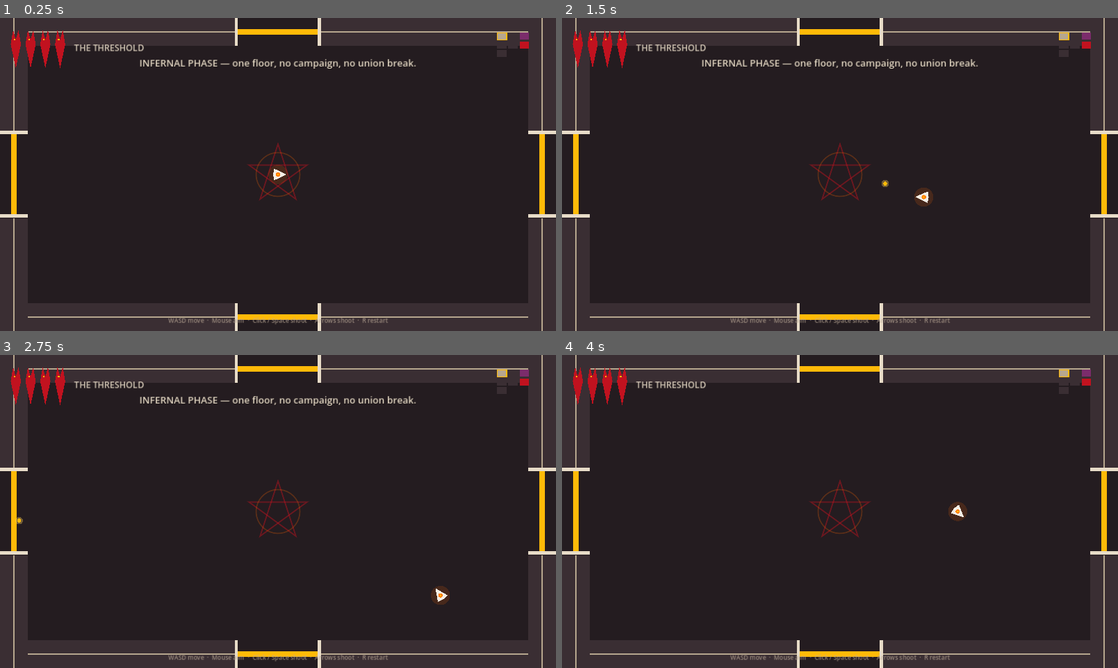
Above: before the commit, frames 1-4 (two rows, left to right).
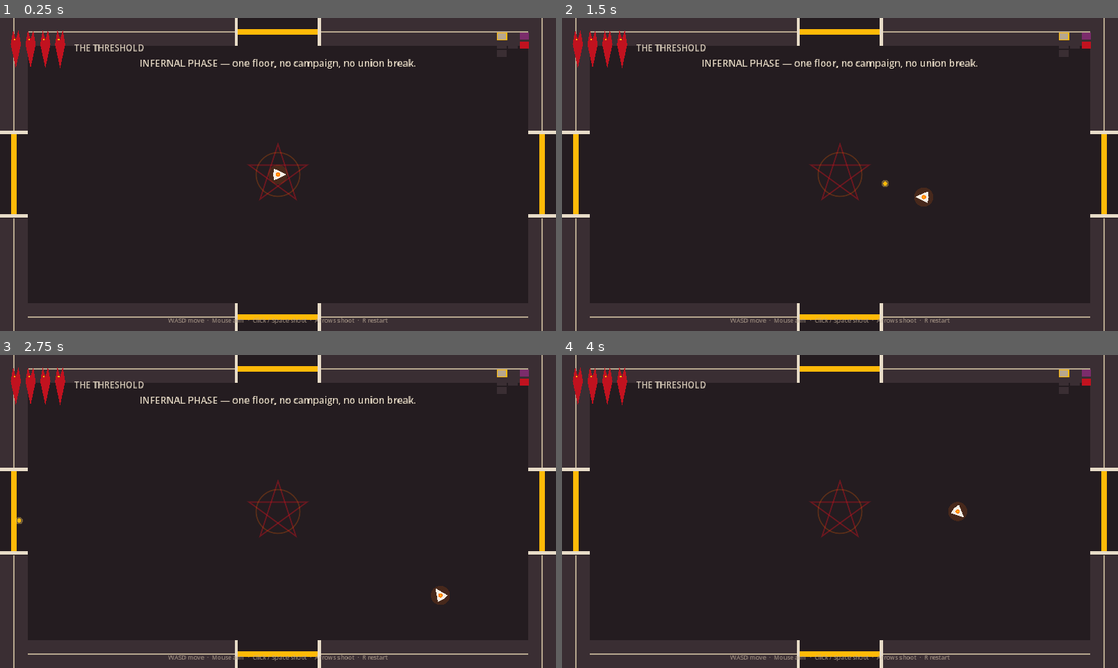
Above: after the commit, the same moments.

Repository: camiloprado/InfernalPhase
Game: Godot game, scene res://scenes/floor.tscn
Two runs of this game, one before a commit and one after it. Both use one fixed random seed, a clock stepped at 60 frames per second and the inputs below.
Inputs (mouse positions are in pixels of both pictures, inside the frame that each line leads up to):
- Up to frame 1 (0.25 s): no input
- Up to frame 2 (1.5 s): tap Enter at 0.5 s; move the mouse to (962, 158) at 0.52 s; hold D (move_right) 0.53-1.28 s; tap Down (aim_down) at 0.6 s; click (962, 158) at 0.67 s; move the mouse to (728, 190) at 1.27 s; hold S (move_down) from 1.28 s (still down); tap Left (aim_left) at 1.35 s
- Up to frame 3 (2.75 s): move the mouse to (333, 442) at 2.02 s; release S (move_down) at 2.03 s; hold D (move_right) from 2.03 s (still down); tap Right (aim_right) at 2.1 s
- Up to frame 4 (4 s): move the mouse to (812, 574) at 2.77 s; release D (move_right) at 2.78 s; hold W (move_up) 2.78-3.53 s; tap Up (aim_up) at 2.85 s; click (812, 574) at 2.92 s; move the mouse to (1006, 558) at 3.52 s; hold A (move_left) from 3.53 s (still down); tap E (interact) at 3.6 s

The runs differ from the first frame. In frame 1, 0.6% of the frame differs, in the area x 13-75%, y 8-98%; in frame 2, 0.6%; in frame 3, 0.6%; in frame 4, 0.2%.

Commit message:
Fold imp and boss character sheets into enemy visuals.
Imps use directional walk sheets while moving and attack sheets while firing, with a random loadout per spawn. The boss plays idle, move/teleport, fire, and lightning frame strips instead of placeholder shapes. Combat numbers are unchanged.

Co-authored-by: camilovgprado21 <camilovgprado21@gmail.com>

Diff:
--- a/project.godot
+++ b/project.godot
@@ -45,3 +45,4 @@
 renderer/rendering_method.mobile="gl_compatibility"
 environment/defaults/default_clear_color=Color(0.047, 0.035, 0.043, 1)
 2d/snap/snap_2d_transforms_to_pixel=true
+textures/canvas_textures/default_texture_filter=0
--- a/scenes/enemy.tscn
+++ b/scenes/enemy.tscn
@@ -11,5 +11,10 @@
 motion_mode = 1
 script = ExtResource("1_enemy")
 
+[node name="Sprite" type="AnimatedSprite2D" parent="."]
+visible = false
+texture_filter = 1
+centered = true
+
 [node name="CollisionShape2D" type="CollisionShape2D" parent="."]
 shape = SubResource("CircleShape2D_1")
--- a/scripts/enemy.gd
+++ b/scripts/enemy.gd
@@ -9,6 +9,9 @@
 	Kind.CULTIST: "Ash Cantor",
 	Kind.BOSS: "The Infernal Phase",
 }
+
+const IMP_LOADOUTS := ["vanilla", "sword", "sword_shield", "pitchfork", "pitchfork_shield"]
+const DIR_NAMES := ["down", "up", "right", "left"]
 
 var kind: Kind = Kind.IMP
 var hp: int = 3
@@ -33,10 +36,15 @@
 var tele_cd := 2.5
 var tele_wind := 0.0
 var tele_dest := Vector2.ZERO
+var loadout := "vanilla"
+var art := false
+var attack_t := 0.0
+var special_pick := 0
 
 const SPECIAL_AT := [0.8, 0.6, 0.4, 0.2]
 
 @onready var _col: CollisionShape2D = $CollisionShape2D
+@onready var _sprite: AnimatedSprite2D = $Sprite
 
 
 func _ready() -> void:
@@ -89,6 +97,7 @@
 	max_hp = hp
 	if _col and _col.shape:
 		(_col.shape as CircleShape2D).radius = radius
+	_setup_art()
 
 
 func _physics_process(delta: float) -> void:
@@ -105,6 +114,7 @@
 		fire_cd -= delta
 		if fire_cd <= 0.0:
 			_fire()
+	_tick_art(delta)
 	queue_redraw()
 
 
@@ -160,6 +170,7 @@
 
 func _imp_spread() -> void:
 	var aim := _aim()
+	attack_t = 0.44
 	_spread(aim, 5, 14.0, 220.0, Palette.EMBER, 6.0)
 
 
@@ -332,6 +343,7 @@
 	tele_wind = 0.0
 	var room := _host_room()
 	var pick := Game.rng.randi() % 5
+	special_pick = pick
 	var origin := global_position
 	if room:
 		match pick:
@@ -464,7 +476,180 @@
 	return get_tree().get_first_node_in_group("floor") as Floor
 
 
+func _setup_art() -> void:
+	art = false
+	if _sprite == null:
+		return
+	_sprite.visible = false
+	_sprite.sprite_frames = null
+	match kind:
+		Kind.IMP:
+			_setup_imp_art()
+		Kind.BOSS:
+			_setup_boss_art()
+		_:
+			pass
+
+
+func _setup_imp_art() -> void:
+	loadout = _pick_loadout()
+	var walk := _tex("res://assets/characters/imp/walk_%s.png" % loadout)
+	var atk := _tex("res://assets/characters/imp/attack_%s.png" % loadout)
+	if walk == null or atk == null:
+		return
+	var frames := SpriteFrames.new()
+	_slice_dirs(frames, walk, "walk", 8.0)
+	_slice_dirs(frames, atk, "attack", 11.0)
+	_sprite.sprite_frames = frames
+	_sprite.texture_filter = CanvasItem.TEXTURE_FILTER_NEAREST
+	var cell := Vector2(float(walk.get_width()) / 4.0, float(walk.get_height()) / 4.0)
+	_fit_sprite(cell, 0.56)
+	_sprite.visible = true
+	art = true
+	_sprite.play("walk_down")
+
+
+func _setup_boss_art() -> void:
+	var idle := _tex("res://assets/characters/boss/idle.png")
+	var move := _tex("res://assets/characters/boss/move.png")
+	var fire := _tex("res://assets/characters/boss/fire.png")
+	var bolt := _tex("res://assets/characters/boss/lightning.png")
+	if idle == null:
+		return
+	var frames := SpriteFrames.new()
+	_slice_grid(frames, idle, "idle", 2, 2, 5.0, true)
+	if move != null:
+		_slice_grid(frames, move, "move", 2, 2, 9.0, true)
+	else:
+		_slice_grid(frames, idle, "move", 2, 2, 9.0, true)
+	if fire != null:
+		_slice_grid(frames, fire, "fire", 2, 2, 8.0, true)
+	else:
+		_slice_grid(frames, idle, "fire", 2, 2, 8.0, true)
+	if bolt != null:
+		_slice_grid(frames, bolt, "lightning", 2, 2, 8.0, true)
+	else:
+		_slice_grid(frames, idle, "lightning", 2, 2, 8.0, true)
+	_sprite.sprite_frames = frames
+	_sprite.texture_filter = CanvasItem.TEXTURE_FILTER_NEAREST
+	var cell := Vector2(float(idle.get_width()) / 2.0, float(idle.get_height()) / 2.0)
+	_fit_sprite(cell, 0.86)
+	_sprite.offset = Vector2(0, 10)
+	_sprite.visible = true
+	art = true
+	_sprite.play("idle")
+
+
+func _pick_loadout() -> String:
+	var ok: Array[String] = []
+	for lo in IMP_LOADOUTS:
+		var walk_p := "res://assets/characters/imp/walk_%s.png" % lo
+		var atk_p := "res://assets/characters/imp/attack_%s.png" % lo
+		if ResourceLoader.exists(walk_p) and ResourceLoader.exists(atk_p):
+			ok.append(lo)
+	if ok.is_empty():
+		return "vanilla"
+	return ok[Game.rng.randi() % ok.size()]
+
+
+func _tex(path: String) -> Texture2D:
+	if not ResourceLoader.exists(path):
+		return null
+	return load(path) as Texture2D
+
+
+func _slice_dirs(frames: SpriteFrames, tex: Texture2D, prefix: String, fps: float) -> void:
+	var fw := tex.get_width() / 4
+	var fh := tex.get_height() / 4
+	for r in 4:
+		var anim := "%s_%s" % [prefix, DIR_NAMES[r]]
+		if frames.has_animation(anim):
+			frames.remove_animation(anim)
+		frames.add_animation(anim)
+		frames.set_animation_speed(anim, fps)
+		frames.set_animation_loop(anim, true)
+		for c in 4:
+			var atlas := AtlasTexture.new()
+			atlas.atlas = tex
+			atlas.region = Rect2(c * fw, r * fh, fw, fh)
+			atlas.filter_clip = true
+			frames.add_frame(anim, atlas)
+
+
+func _slice_grid(frames: SpriteFrames, tex: Texture2D, anim: String, cols: int, rows: int, fps: float, loop: bool) -> void:
+	if frames.has_animation(anim):
+		frames.remove_animation(anim)
+	frames.add_animation(anim)
+	frames.set_animation_speed(anim, fps)
+	frames.set_animation_loop(anim, loop)
+	var fw := tex.get_width() / cols
+	var fh := tex.get_height() / rows
+	for r in rows:
+		for c in cols:
+			var atlas := AtlasTexture.new()
+			atlas.atlas = tex
+			atlas.region = Rect2(c * fw, r * fh, fw, fh)
+			atlas.filter_clip = true
+			frames.add_frame(anim, atlas)
+
+
+func _fit_sprite(cell: Vector2, occupy: float) -> void:
+	var body := minf(cell.x, cell.y) * occupy
+	if body < 1.0:
+		return
+	var target := radius * (2.4 if kind == Kind.IMP else 2.6)
+	var s := target / body
+	_sprite.scale = Vector2(s, s)
+
+
+func _facing() -> String:
+	var v := velocity
+	if v.length() < 16.0:
+		v = _aim()
+	if absf(v.x) >= absf(v.y):
+		return "right" if v.x >= 0.0 else "left"
+	return "down" if v.y >= 0.0 else "up"
+
+
+func _tick_art(delta: float) -> void:
+	if not art or _sprite == null:
+		return
+	attack_t = maxf(attack_t - delta, 0.0)
+	if flash > 0.0:
+		_sprite.modulate = Color.WHITE.lerp(Palette.BONE, flash * 0.8)
+	else:
+		_sprite.modulate = Color.WHITE
+	if kind == Kind.IMP:
+		var anim := ("attack_" if attack_t > 0.0 else "walk_") + _facing()
+		if _sprite.animation != anim or not _sprite.is_playing():
+			_sprite.play(anim)
+	elif kind == Kind.BOSS:
+		var anim := "idle"
+		if special_busy:
+			anim = "fire" if special_pick == 2 or special_pick == 4 else "lightning"
+		elif tele_wind > 0.0:
+			anim = "move"
+		if _sprite.animation != anim or not _sprite.is_playing():
+			_sprite.play(anim)
+
+
+func _draw_art_fx() -> void:
+	if kind == Kind.BOSS and tele_wind > 0.0:
+		var dest := to_local(tele_dest)
+		var pulse := 0.55 + 0.45 * sin(visual_rot * 8.0)
+		draw_arc(dest, 28.0 + pulse * 10.0, 0.0, TAU, 24, Palette.EMBER_HOT, 4.0, true)
+		draw_circle(dest, 7.0, Palette.BONE)
+		draw_arc(Vector2.ZERO, radius + 12.0, 0.0, TAU, 28, Palette.EMBER_HOT, 3.0, true)
+	if kind != Kind.BOSS and hp < max_hp:
+		var w := radius * 2.0
+		draw_rect(Rect2(-w * 0.5, -radius - 14, w, 3), Palette.VOID)
+		draw_rect(Rect2(-w * 0.5, -radius - 14, w * (float(hp) / float(max_hp)), 3), Palette.EMBER)
+
+
 func _draw() -> void:
+	if art and (kind == Kind.IMP or kind == Kind.BOSS):
+		_draw_art_fx()
+		return
 	var col := _color()
 	if flash > 0.0:
 		col = col.lerp(Palette.BONE, flash)
Binary file added: assets/characters/boss/fire.png
Not shown, added: assets/characters/boss/fire.png.import
Binary file added: assets/characters/boss/idle.png
Not shown, added: assets/characters/boss/idle.png.import
Binary file added: assets/characters/boss/lightning.png
Not shown, added: assets/characters/boss/lightning.png.import
Binary file added: assets/characters/boss/move.png
Not shown, added: assets/characters/boss/move.png.import
Binary file added: assets/characters/imp/attack_pitchfork.png
Not shown, added: assets/characters/imp/attack_pitchfork.png.import
Binary file added: assets/characters/imp/attack_pitchfork_shield.png
Not shown, added: assets/characters/imp/attack_pitchfork_shield.png.import
(and 18 more such lines)
